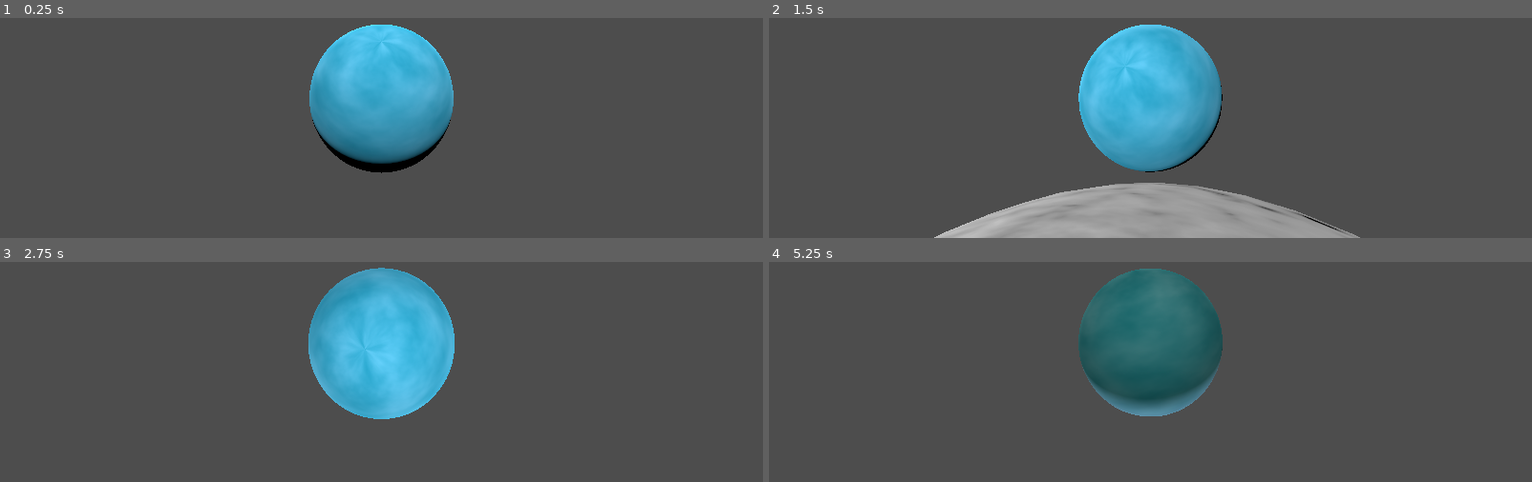
Above: before the commit, frames 1-4 (two rows, left to right).
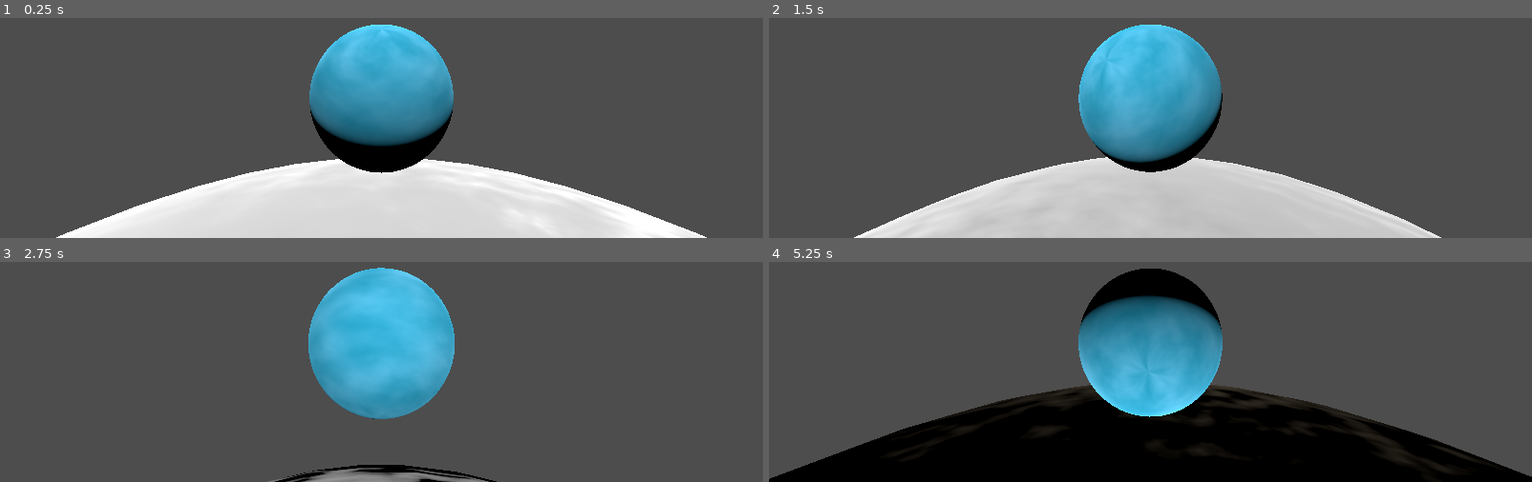
Above: after the commit, the same moments.

Repository: westonkelliher/Mote
Game: Godot game, scene res://world.tscn
Same seed, same stepped clock (60 frames per second), same inputs: the game is played once before the commit and once after it.
Inputs (mouse positions are in pixels of both pictures, inside the frame that each line leads up to):
- Up to frame 1 (0.25 s): no input
- Up to frame 2 (1.5 s): move the mouse to (1188, 22) at 0.52 s; hold W (forward) from 0.53 s (still down); tap Space (jump) at 0.6, 0.77, 1.07, 1.35 s; move the mouse to (1112, 26) at 1.27 s
- Up to frame 3 (2.75 s): keep holding W (forward); tap Space (jump) at 1.52, 1.82, 2.1 s; move the mouse to (outside the picture) at 2.02 s
- Up to frame 4 (5.25 s): keep holding W (forward); move the mouse to (1142, 275) at 2.77 s; tap Space (jump) at 2.85, 3.02, 3.32, 3.6, 3.77, 4.07, 4.35, 4.52, 4.82, 5.1 s; move the mouse to (1203, 273) at 3.52 s; move the mouse to (1089, 262) at 4.27 s; move the mouse to (1158, 268) at 5.02 s

The runs differ from the first frame. In frame 1, 25% of the frame differs, in the area x 7-93%, y 3-100%; in frame 2, 22%; in frame 3, 4.8%; in frame 4, 37%, in the area x 0-100%, y 3-100%.

Commit message:
more advanced movement for ball controller with configurable force variables

Diff:
--- a/ball.gd
+++ /dev/null
@@ -1,32 +0,0 @@
-extends RigidBody3D
-
-const GRAV := 9.8
-const CENTER := Vector3.ZERO
-@export var MOVE_FORCE := 4.0
-@export var JUMP_IMPULSE := 4.0
-#TODO: MOMENTUM OVERWRITE
-#TODO: BOUNCE
-
-var up := Vector3.UP
-var on_floor: bool = false # now global!
-
-func _physics_process(delta: float) -> void:
-	up = (global_position-CENTER).normalized()
-	var force := -up*GRAV
-	apply_force(force)
-
-func handle_move_input(input_v: Vector3) -> void:
-	apply_force(input_v*MOVE_FORCE)
-
-func handle_jump() -> void:
-	if on_floor:
-		apply_impulse(up*JUMP_IMPULSE)
-
-###
-
-func _integrate_forces(state: PhysicsDirectBodyState3D) -> void:
-	on_floor = false
-	for i in range(state.get_contact_count()):
-		var normal := state.get_contact_local_normal(i)
-		var this_contact_on_floor = normal.dot(up) > 0.2
-		on_floor = on_floor or this_contact_on_floor
--- a/ball.tscn
+++ /dev/null
@@ -1,38 +0,0 @@
-[gd_scene load_steps=9 format=3 uid="uid://cd0l617b5aw87"]
-
-[ext_resource type="Script" path="res://ball.gd" id="1_w6bjn"]
-
-[sub_resource type="PhysicsMaterial" id="PhysicsMaterial_2xw0a"]
-bounce = 0.5
-
-[sub_resource type="SphereShape3D" id="SphereShape3D_vgunc"]
-
-[sub_resource type="Gradient" id="Gradient_phpry"]
-colors = PackedColorArray(0.803922, 1, 1, 1, 0.235294, 0.8, 0.823529, 1)
-
-[sub_resource type="FastNoiseLite" id="FastNoiseLite_c7e3l"]
-
-[sub_resource type="NoiseTexture2D" id="NoiseTexture2D_ouy31"]
-seamless = true
-color_ramp = SubResource("Gradient_phpry")
-noise = SubResource("FastNoiseLite_c7e3l")
-
-[sub_resource type="StandardMaterial3D" id="StandardMaterial3D_ka2ke"]
-albedo_color = Color(0.509804, 0.831373, 1, 1)
-albedo_texture = SubResource("NoiseTexture2D_ouy31")
-
-[sub_resource type="SphereMesh" id="SphereMesh_g0grq"]
-material = SubResource("StandardMaterial3D_ka2ke")
-
-[node name="Ball" type="RigidBody3D"]
-physics_material_override = SubResource("PhysicsMaterial_2xw0a")
-gravity_scale = 0.0
-contact_monitor = true
-max_contacts_reported = 6
-script = ExtResource("1_w6bjn")
-
-[node name="Shape" type="CollisionShape3D" parent="."]
-shape = SubResource("SphereShape3D_vgunc")
-
-[node name="Mesh" type="MeshInstance3D" parent="."]
-mesh = SubResource("SphereMesh_g0grq")
--- /dev/null
+++ b/character/ball.gd
@@ -0,0 +1,91 @@
+extends RigidBody3D
+
+const GRAV := 9.8
+const CENTER := Vector3.ZERO
+#
+@export var BOUNCE := 0.5 :
+	set(value):
+		BOUNCE = value
+		physics_material_override.bounce = value
+	get:
+		return BOUNCE
+@export var FRICTION := 1.0 :
+	set(value):
+		FRICTION = value
+		physics_material_override.friction = value
+	get:
+		return FRICTION
+#
+@export var COYOTE_TIME := 0.2 :
+	set(value):
+		COYOTE_TIME = value
+		if !has_node("CoyoteTimer"):
+			return
+		$CoyoteTimer.wait_time = value
+		$JumpTimer.wait_time = value
+	get:
+		return COYOTE_TIME
+#
+@export var GROUND_MOVE_FORCE := 20.0
+@export var AIR_MOVE_FORCE := 8.0
+@export var MOVE_FORCE_HALFLIFE := 1.5
+@export var JUMP_IMPULSE := 4.0
+@export var MOMENTUM_OVERWRITE := 0.8
+
+
+var up := Vector3.UP
+var on_floor: bool = false
+var frames_since_jump = 0
+var has_hit_floor_since_jump = false
+
+func _ready() -> void:
+	FRICTION = FRICTION
+	BOUNCE = BOUNCE
+	COYOTE_TIME = COYOTE_TIME
+
+func _physics_process(delta: float) -> void:
+	up = (global_position-CENTER).normalized()
+	var force := -up*GRAV
+	apply_force(force)
+
+func handle_move_input(input_v: Vector3) -> void:
+	var mfhl := MOVE_FORCE_HALFLIFE
+	var base_move_force := GROUND_MOVE_FORCE
+	if !on_floor:
+		base_move_force = AIR_MOVE_FORCE
+	var move_force := base_move_force*(mfhl/(linear_velocity.length()+mfhl))
+	# movement overwrite (slow down faster)
+	var vert_vel := up*linear_velocity.dot(up)
+	var lat_vel := linear_velocity - vert_vel
+	var agreement := 0.5 * (1.0 + input_v.dot(lat_vel.normalized()))
+	var disagreement := 1.0 - agreement
+	var overwrite_force := move_force*(disagreement)*MOMENTUM_OVERWRITE
+	apply_force(-linear_velocity.normalized()*overwrite_force)
+	apply_force(input_v*overwrite_force)
+	#
+	apply_force(input_v * move_force)
+
+func handle_jump() -> void:
+	if on_floor and has_hit_floor_since_jump:
+		apply_impulse(up*JUMP_IMPULSE)
+		frames_since_jump = 0
+		has_hit_floor_since_jump = false
+
+###
+
+func _integrate_forces(state: PhysicsDirectBodyState3D) -> void:
+	#on_floor = false
+	for i in range(state.get_contact_count()):
+		var normal := state.get_contact_local_normal(i)
+		var this_contact_on_floor = normal.dot(up) > 0.2
+		if this_contact_on_floor:
+			if frames_since_jump > 1:
+				has_hit_floor_since_jump = true
+			on_floor = true
+			$CoyoteTimer.start()
+	#
+	frames_since_jump += 1
+
+
+func _on_coyote_timer_timeout() -> void:
+	on_floor = false
--- /dev/null
+++ b/character/ball.tscn
@@ -0,0 +1,35 @@
+[gd_scene load_steps=6 format=3 uid="uid://cd0l617b5aw87"]
+
+[ext_resource type="Script" path="res://character/ball.gd" id="1_w6bjn"]
+[ext_resource type="Material" uid="uid://c1rt6qhbqn4bw" path="res://materials/ball.tres" id="2_l5gtt"]
+
+[sub_resource type="PhysicsMaterial" id="PhysicsMaterial_2xw0a"]
+rough = true
+bounce = 0.5
+
+[sub_resource type="SphereShape3D" id="SphereShape3D_vgunc"]
+
+[sub_resource type="SphereMesh" id="SphereMesh_g0grq"]
+material = ExtResource("2_l5gtt")
+
+[node name="Ball" type="RigidBody3D"]
+physics_material_override = SubResource("PhysicsMaterial_2xw0a")
+gravity_scale = 0.0
+contact_monitor = true
+max_contacts_reported = 6
+script = ExtResource("1_w6bjn")
+
+[node name="Shape" type="CollisionShape3D" parent="."]
+shape = SubResource("SphereShape3D_vgunc")
+
+[node name="Mesh" type="MeshInstance3D" parent="."]
+mesh = SubResource("SphereMesh_g0grq")
+
+[node name="CoyoteTimer" type="Timer" parent="."]
+one_shot = true
+
+[node name="JumpTimer" type="Timer" parent="."]
+wait_time = 0.5
+one_shot = true
+
+[connection signal="timeout" from="CoyoteTimer" to="." method="_on_coyote_timer_timeout"]
--- a/character.gd
+++ b/character/character.gd
@@ -1,9 +1,18 @@
 extends Node3D
 
+#
 @export var MOUSE_SENSITIVITY := 0.0055
 @export var ROTATION_SPEED := 12.0
+#
+@export var STICK_CAM_LAT_SPEED := 5.0
+@export var STICK_CAM_PITCH_SPEED := 1.8
+# TODO: stick_cam_acc
+
+
+
 
 var ball: Node = null
+var target_cam_pitch := 0.0
 
 func _ready() -> void:
 	ball = $Ball
@@ -17,6 +26,7 @@
 	global_position = ball.global_position
 	#
 	handle_move_input(delta)
+	handle_joystick_camera_move(delta)
 	stand_right_up(delta, 1.0)
 
 
@@ -37,11 +47,22 @@
 	var rotated_amount: float = $SpringArm.rotation.y - temp
 	basis = basis.rotated(basis * Vector3.UP, -rotated_amount)
 
+func handle_joystick_camera_move(delta: float) -> void:
+	var gpi := InputHandler.get_gamepad_input()
+	var stick := gpi.stick_R
+	$SpringArm.rotation.y -= stick.x * STICK_CAM_LAT_SPEED * delta
+	$SpringArm.rotation.x += stick.y * STICK_CAM_PITCH_SPEED * delta
+	$SpringArm.rotation_degrees.x = clamp($SpringArm.rotation_degrees.x, -90.0, 30.0)
+	#target_cam_pitch = clamp(stick.y * PI/2, -PI/4, PI/2.1)
+	#var pitch_amnt := STICK_CAM_PITCH_SPEED * delta
+	#$SpringArm.rotation.x  = move_toward($SpringArm.rotation.x, target_cam_pitch, pitch_amnt)
+	# TODO: use target rotation.x and lerp towards it
+
 func _unhandled_input(event: InputEvent) -> void:
 	if event is InputEventMouseMotion:
+		$SpringArm.rotation.y -= event.relative.x * MOUSE_SENSITIVITY
 		$SpringArm.rotation.x -= event.relative.y * MOUSE_SENSITIVITY
 		$SpringArm.rotation_degrees.x = clamp($SpringArm.rotation_degrees.x, -90.0, 30.0)
-		$SpringArm.rotation.y -= event.relative.x * MOUSE_SENSITIVITY
 
 
 func input_dir() -> Vector3:
--- a/character.tscn
+++ b/character/character.tscn
@@ -1,7 +1,7 @@
 [gd_scene load_steps=3 format=3 uid="uid://cb8ap5h1604c7"]
 
-[ext_resource type="Script" path="res://character.gd" id="1_yeqd3"]
-[ext_resource type="PackedScene" uid="uid://cd0l617b5aw87" path="res://ball.tscn" id="2_kv56m"]
+[ext_resource type="Script" path="res://character/character.gd" id="1_yeqd3"]
+[ext_resource type="PackedScene" uid="uid://cd0l617b5aw87" path="res://character/ball.tscn" id="2_kv56m"]
 
 [node name="Character" type="Node3D"]
 script = ExtResource("1_yeqd3")
--- /dev/null
+++ b/materials/ball.tres
@@ -0,0 +1,15 @@
+[gd_resource type="StandardMaterial3D" load_steps=4 format=3 uid="uid://c1rt6qhbqn4bw"]
+
+[sub_resource type="Gradient" id="Gradient_phpry"]
+colors = PackedColorArray(0.803922, 1, 1, 1, 0.235294, 0.8, 0.823529, 1)
+
+[sub_resource type="FastNoiseLite" id="FastNoiseLite_c7e3l"]
+
+[sub_resource type="NoiseTexture2D" id="NoiseTexture2D_ouy31"]
+seamless = true
+color_ramp = SubResource("Gradient_phpry")
+noise = SubResource("FastNoiseLite_c7e3l")
+
+[resource]
+albedo_color = Color(0.509804, 0.831373, 1, 1)
+albedo_texture = SubResource("NoiseTexture2D_ouy31")
--- a/project.godot
+++ b/project.godot
@@ -40,6 +40,7 @@
 jump={
 "deadzone": 0.5,
 "events": [Object(InputEventKey,"resource_local_to_scene":false,"resource_name":"","device":-1,"window_id":0,"alt_press …(191 unchanged characters)…
+, Object(InputEventJoypadButton,"resource_local_to_scene":false,"resource_name":"","device":-1,"button_index":0,"pressure":0.0,"pressed":true,"script":null)
 ]
 }
 LS_left={
@@ -62,3 +63,39 @@
 "events": [Object(InputEventJoypadMotion,"resource_local_to_scene":false,"resource_name":"","device":-1,"axis":1,"axis_value":1.0,"script":null)
 ]
 }
+RS_left={
+"deadzone": 0.5,
+"events": [Object(InputEventJoypadMotion,"resource_local_to_scene":false,"resource_name":"","device":-1,"axis":3,"axis_value":-1.0,"script":null)
+]
+}
+RS_right={
+"deadzone": 0.5,
+"events": [Object(InputEventJoypadMotion,"resource_local_to_scene":false,"resource_name":"","device":-1,"axis":3,"axis_value":1.0,"script":null)
+]
+}
+RS_up={
+"deadzone": 0.5,
+"events": [Object(InputEventJoypadMotion,"resource_local_to_scene":false,"resource_name":"","device":-1,"axis":4,"axis_value":-1.0,"script":null)
+]
+}
+RS_down={
+"deadzone": 0.5,
+"events": [Object(InputEventJoypadMotion,"resource_local_to_scene":false,"resource_name":"","device":-1,"axis":4,"axis_value":1.0,"script":null)
+]
+}
+LT0={
+"deadzone": 0.5,
+"events": []
+}
+LT1={
+"deadzone": 0.5,
+"events": []
+}
+RT0={
+"deadzone": 0.5,
+"events": []
+}
+RT1={
+"deadzone": 0.5,
+"events": []
+}
--- a/ramp.tscn
+++ b/props/ramp.tscn
@@ -1,6 +1,6 @@
 [gd_scene load_steps=4 format=3 uid="uid://d4ke3iy4woo8"]
 
-[ext_resource type="Script" path="res://ramp.gd" id="1_yv0qh"]
+[ext_resource type="Script" path="res://props/ramp.gd" id="1_yv0qh"]
 
 [sub_resource type="ConvexPolygonShape3D" id="ConvexPolygonShape3D_aicfy"]
 points = PackedVector3Array(-1, 0, -1, -1, 0, 1, 1, 0, -1, 1, 0, 1, -1, 1, -1, 1, 1, -1)
--- a/world.tscn
+++ b/world.tscn
@@ -1,9 +1,9 @@
 [gd_scene load_steps=5 format=3 uid="uid://dqjeow7syoeqm"]
 
 [ext_resource type="Script" path="res://world.gd" id="1_4l1k1"]
-[ext_resource type="PackedScene" uid="uid://bjhygtqcx6cpa" path="res://planet.tscn" id="1_mbvnt"]
-[ext_resource type="PackedScene" uid="uid://cb8ap5h1604c7" path="res://character.tscn" id="2_7mdwe"]
-[ext_resource type="PackedScene" uid="uid://d4ke3iy4woo8" path="res://ramp.tscn" id="3_tqxpe"]
+[ext_resource type="PackedScene" uid="uid://bjhygtqcx6cpa" path="res://props/planet.tscn" id="1_mbvnt"]
+[ext_resource type="PackedScene" uid="uid://cb8ap5h1604c7" path="res://character/character.tscn" id="2_7mdwe"]
+[ext_resource type="PackedScene" uid="uid://d4ke3iy4woo8" path="res://props/ramp.tscn" id="3_tqxpe"]
 
 [node name="World" type="Node3D"]
 script = ExtResource("1_4l1k1")
@@ -21,7 +21,7 @@
 omni_range = 20.0
 
 [node name="Character" parent="." instance=ExtResource("2_7mdwe")]
-transform = Transform3D(1, 0, 0, 0, 1, 0, 0, 0, 1, 0, 13.3439, -17.7511)
+transform = Transform3D(1, 0, 0, 0, 1, 0, 0, 0, 1, 0, 9.89633, -5.26694)
 
 [node name="Ramp" parent="." instance=ExtResource("3_tqxpe")]
 transform = Transform3D(0.549878, 0.782764, -0.2914, -0.0610142, 0.385592, 0.92065, 0.833014, -0.488465, 0.259789, 8.30355, 1.58753, -5.2298)
Renamed: input_correction.gd -> character/input_correction.gd
Renamed: planet.tscn -> props/planet.tscn
Renamed: ramp.gd -> props/ramp.gd
